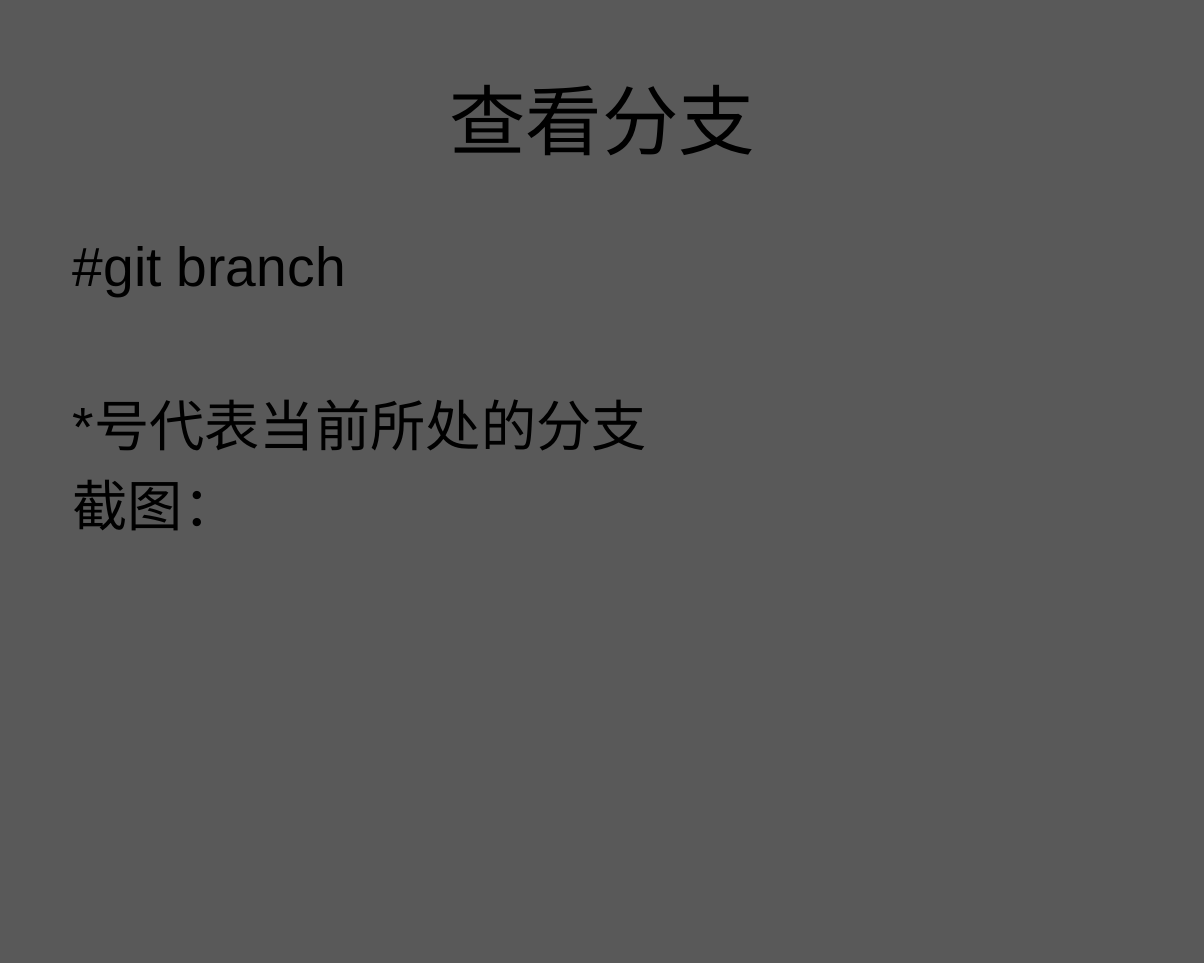
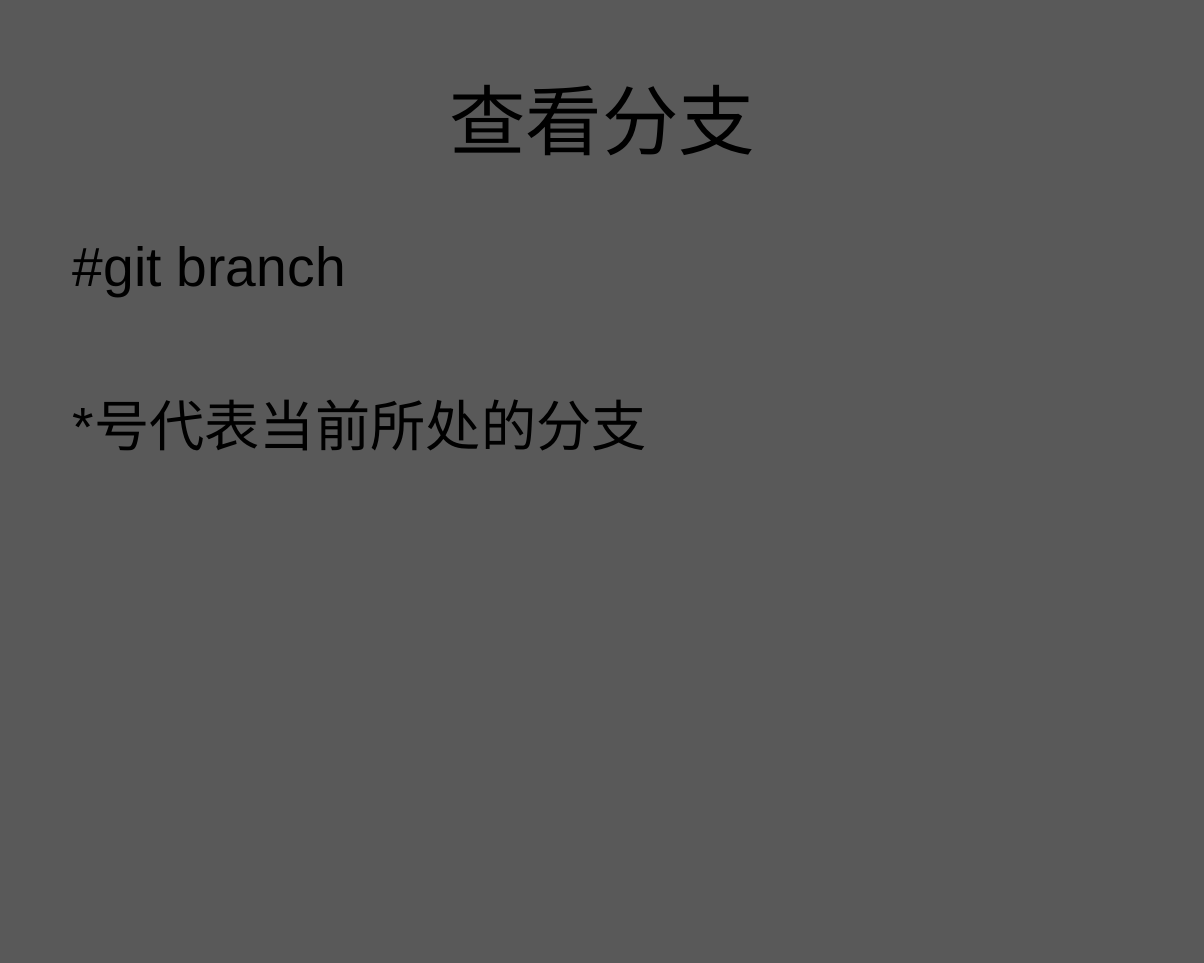
Before and after one commit to zhuxiaosheng/code, a slide deck: slide 73 of git.ppt (slide 76 before the commit). Drawn at 1204x963 pixels with LibreOffice and Linux fonts; fonts in the diff are those of the drawing; background and template pictures are left out. Boxes give left, top, right and bottom in pixels: in the first picture for what was removed or moved away, otherwise in the second. Text is boxed around its words. In the diff, an @@ line names an element or a change of style, - is before the commit and + after.

```diff
--- a/git.ppt
+++ b/git.ppt
@@ text at (x1=73, y1=480, x2=239, y2=530): paragraph removed @@
-截图：
```
Also in this commit, not shown: 8 other slides changed, 10 slides added, 7 slides removed.
